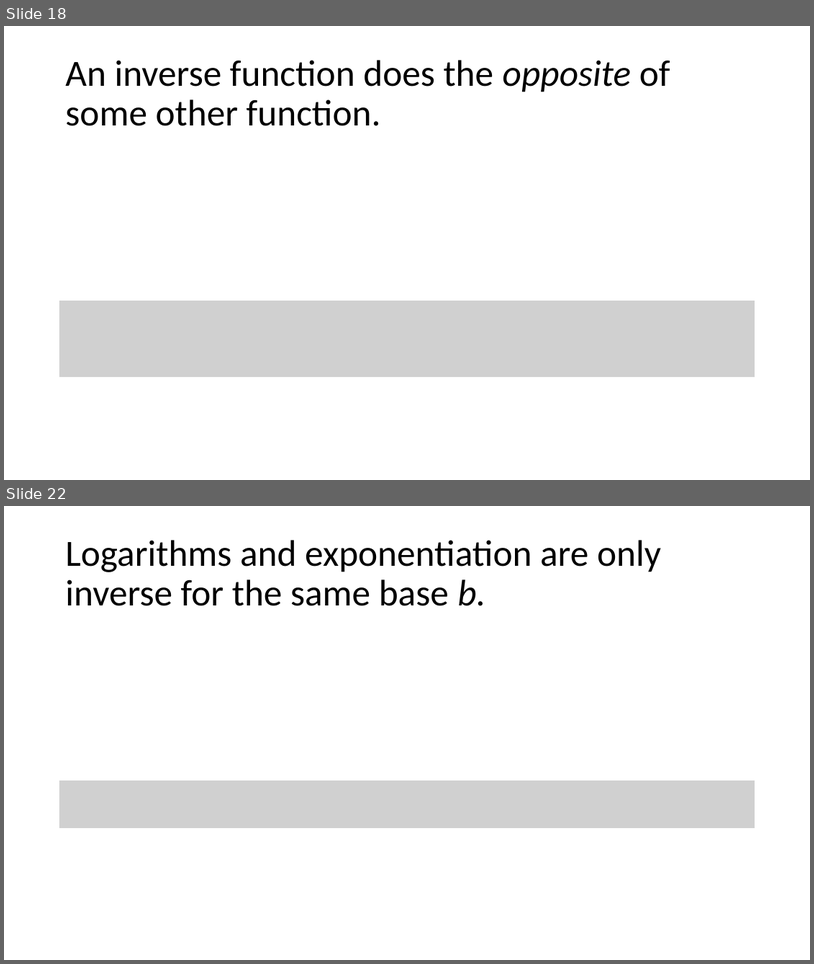
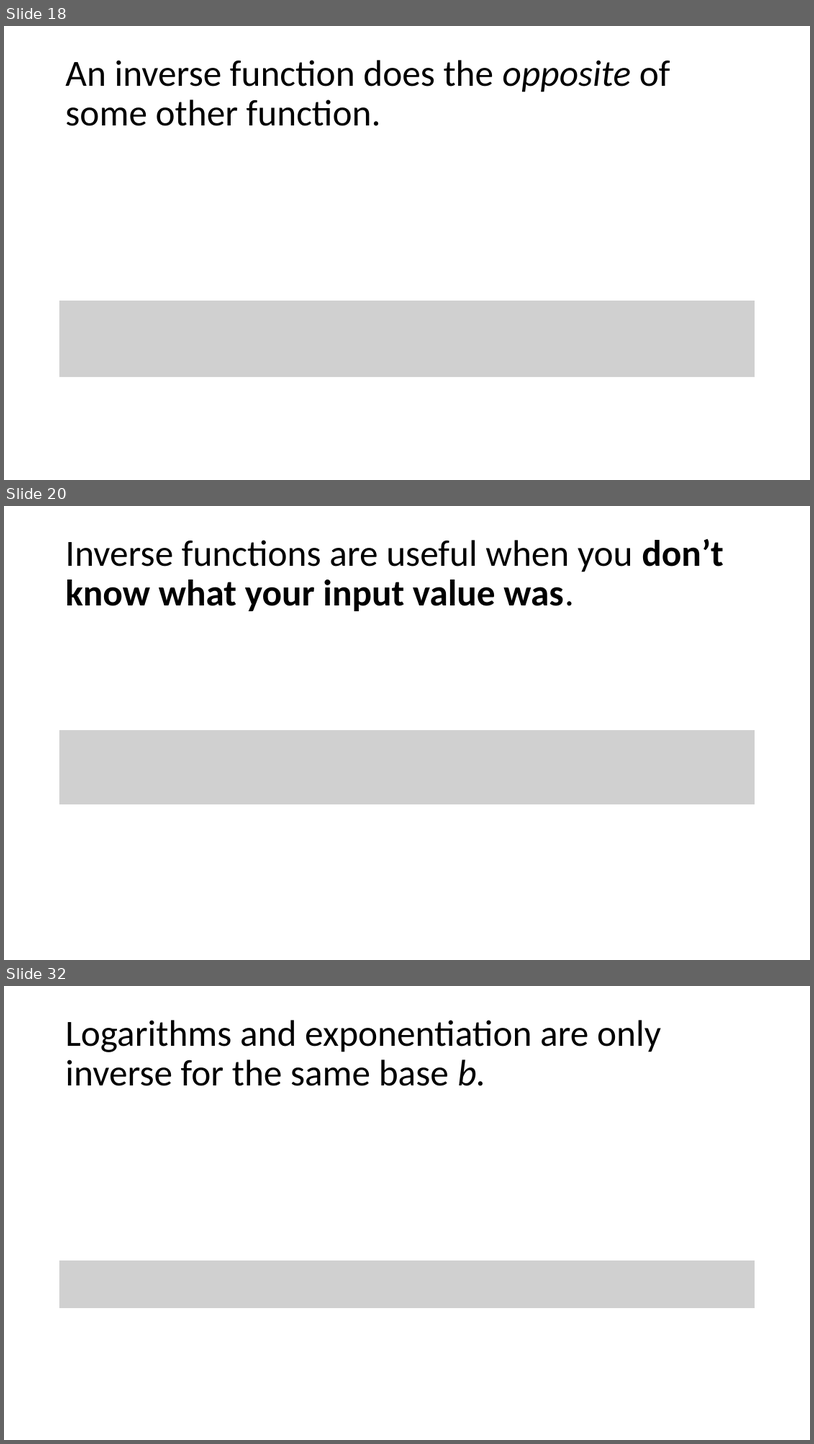
Before and after one commit to bertozzivill/infx572_winter17, a slide deck: module_10/part_2/deck_1.pptx. Shown one above the other, each under a label of ours: slides 18 and 22 before the commit, slides 18, 20 and 32 after it; the slides between them are not shown. The pictures are 814x964 and 814x1444 pixels, drawn with LibreOffice and Linux fonts; fonts in the diff are those of the drawing; grey boxes stand for pictures. Boxes give left, top, right and bottom in pixels: in the first picture for what was removed or moved away, otherwise in the second. Text is boxed around its words. In the diff, an @@ line names an element or a change of style, - is before the commit and + after.

```diff
--- a/module_10/part_2/deck_1.pptx
+++ b/module_10/part_2/deck_1.pptx
@@ slide 20 added at (4,506,810,960), background #FFFFFF @@
@@ title added at (65,539,724,611), 44 pt, text #000000 @@
+Inverse functions are useful when you don’t know what your input value was.
@@ picture added at (59,730,756,804) @@
@@ what was slide 22 is now slide 32 @@
```
Also in this commit, not shown: 4 slides changed, 9 other slides added, 3 other files.
